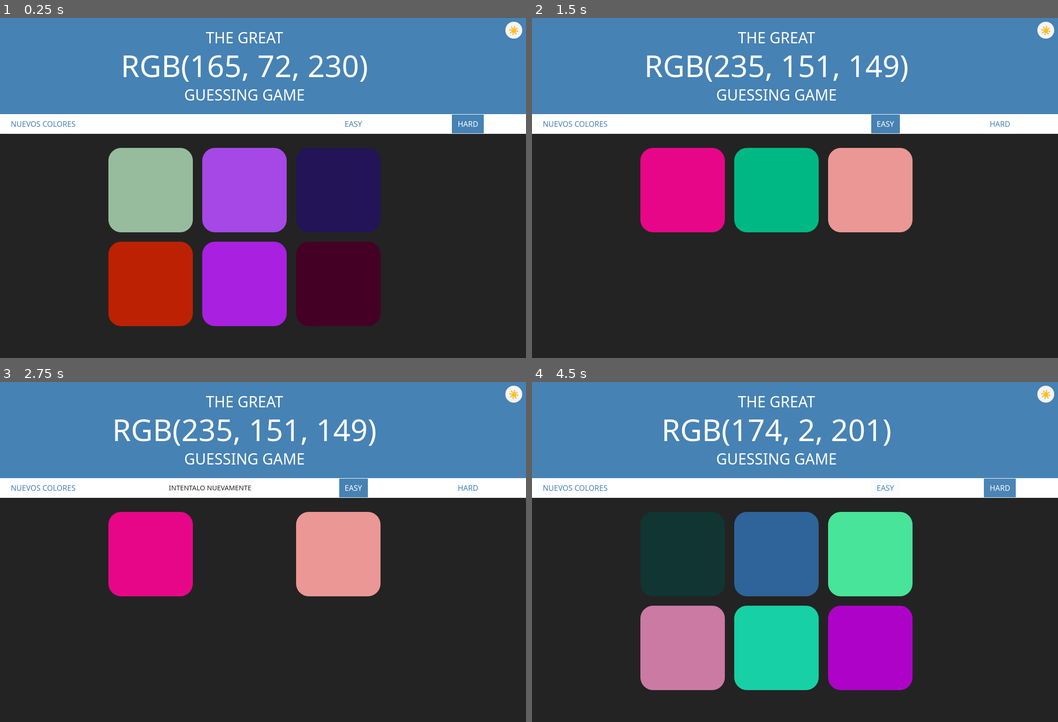
Above: before the commit, frames 1-4 (two rows, left to right).
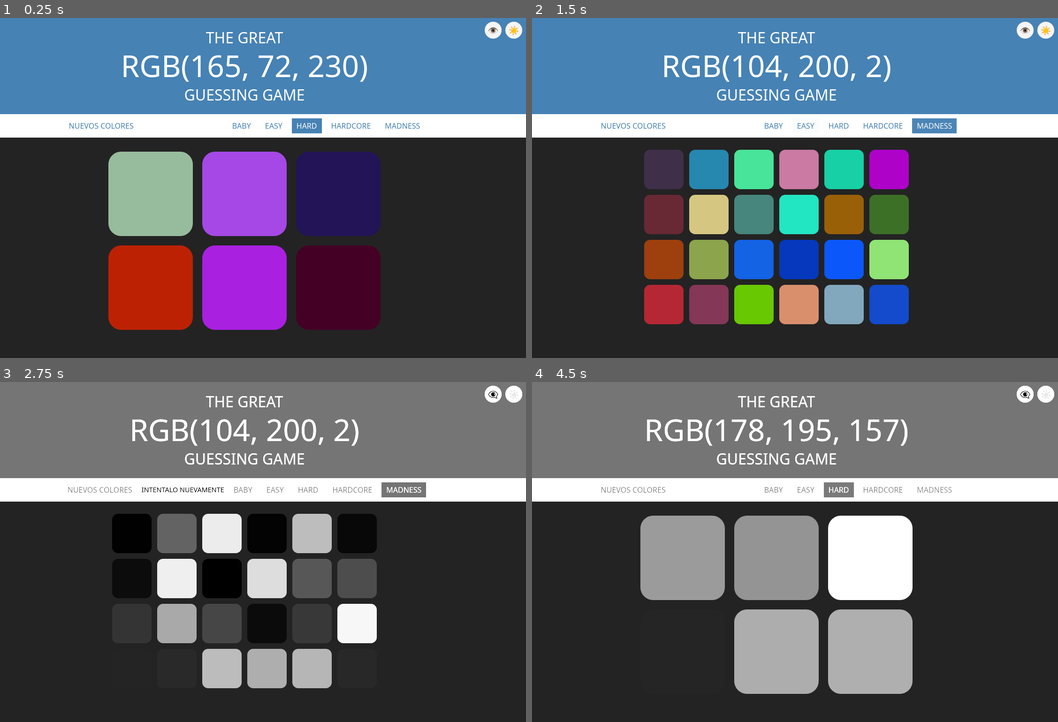
Above: after the commit, the same moments.

Repository: AFPX64/Color-Game
Game: browser game, page index.html
The game is run twice, just before and just after one commit, with the same random seed, the same clock (stepped at 60 frames per second) and the same inputs.
Inputs (mouse positions are in pixels of both pictures, inside the frame that each line leads up to):
- Up to frame 1 (0.25 s): no input
- Up to frame 2 (1.5 s): click "EASY" at 0.27 s; click (937, 126) at 1.27 s, where only the run after the commit has a clickable "MADNESS"
- Up to frame 3 (2.75 s): click (220, 579) at 1.87 s; click (494, 395) at 2.02 s, where only the run after the commit has a clickable "👁️"; click (268, 535) at 2.47 s
- Up to frame 4 (4.5 s): click (663, 579) at 3.07 s; click (889, 623) at 3.67 s; click "HARD" at 4.27 s

The runs differ from the first frame. In frame 1, 4.3% of the frame differs, in the area x 0-100%, y 1-92%; in frame 2, 26%; in frame 3, 47%; in frame 4, 54%, in the area x 0-100%, y 0-92%.

Commit message:
Implement colorblind mode and adjust game layout
Added colorblind mode toggle and adjusted layout for different game modes.

Diff:
--- a/index.html
+++ b/index.html
@@ -18,6 +18,11 @@
     --toggle-bg: #232323;
   }
 
+  /* Modo Daltónico: Eleva la dificultad a escala de grises y contraste extremo */
+  body.colorblind {
+    filter: grayscale(100%) contrast(160%);
+  }
+
   body {
     background-color: var(--bg);
     margin: 0;
@@ -47,9 +52,11 @@
     background-color: white;
     border-top: 1px solid var(--line);
     border-bottom: 1px solid var(--line);
-    height: 40px;
+    padding: 8px 12px;
     display: flex;
-    justify-content: space-around;
+    flex-wrap: wrap;
+    justify-content: center;
+    gap: 10px;
     align-items: center;
     text-align: center;
   }
@@ -61,8 +68,8 @@
     color: steelblue;
     font: inherit;
     text-transform: uppercase;
-    height: 100%;
-    padding: 0 12px;
+    height: 32px;
+    padding: 0 10px;
     cursor: pointer;
     outline: none;
     transition: color 0.3s, background-color 0.3s;
@@ -74,7 +81,7 @@
     color: white;
   }
 
-  /* Botón de tema: claro en modo oscuro, oscuro en modo claro */
+  /* Botón de tema (Oscuro/Claro) */
   #themeToggle {
     position: fixed;
     top: 8px;
@@ -95,10 +102,31 @@
     transform: scale(1.1);
   }
 
-  /* Mensaje con ancho mínimo estático para que no mueva los elementos */
+  /* Botón de Modo Daltónico */
+  #colorblindToggle {
+    position: fixed;
+    top: 8px;
+    right: 52px;
+    z-index: 10;
+    width: 36px;
+    height: 36px;
+    padding: 0;
+    border-radius: 50%;
+    background-color: var(--toggle-bg);
+    font-size: 18px;
+    line-height: 36px;
+    transition: background-color 0.4s, transform 0.2s;
+  }
+
+  #colorblindToggle:hover {
+    background-color: var(--toggle-bg);
+    transform: scale(1.1);
+  }
+
+  /* Mensaje con ancho mínimo estático */
   #message {
     display: inline-block;
-    min-width: 190px;
+    min-width: 170px;
     text-align: center;
     color: #232323;
     text-transform: uppercase;
@@ -111,12 +139,11 @@
     flex-wrap: wrap;
     max-width: 600px;
     margin: 20px auto;
+    justify-content: center;
   }
 
   .square {
-    width: 30%;
     aspect-ratio: 1;
-    margin: 1.66%;
     border-radius: 15%;
     cursor: pointer;
     transition: background-color 0.5s;
@@ -125,6 +152,7 @@
 </head>
 <body>
 
+<button id="colorblindToggle" aria-label="Activar modo daltónico">👁️</button>
 <button id="themeToggle" aria-label="Cambiar tema">☀️</button>
 
 <h1>
@@ -136,17 +164,21 @@
 <div id="stripe">
   <button id="reset">Nuevos Colores</button>
   <span id="message"></span>
+  <button class="mode">Baby</button>
   <button class="mode">Easy</button>
   <button class="mode selected">Hard</button>
+  <button class="mode">Hardcore</button>
+  <button class="mode">Madness</button>
 </div>
 
 <div id="container">
-  <div class="square"></div>
-  <div class="square"></div>
-  <div class="square"></div>
-  <div class="square"></div>
-  <div class="square"></div>
-  <div class="square"></div>
+  <!-- 24 cuadrados para soportar hasta el modo Madness -->
+  <div class="square"></div><div class="square"></div><div class="square"></div><div class="square"></div>
+  <div class="square"></div><div class="square"></div><div class="square"></div><div class="square"></div>
+  <div class="square"></div><div class="square"></div><div class="square"></div><div class="square"></div>
+  <div class="square"></div><div class="square"></div><div class="square"></div><div class="square"></div>
+  <div class="square"></div><div class="square"></div><div class="square"></div><div class="square"></div>
+  <div class="square"></div><div class="square"></div><div class="square"></div><div class="square"></div>
 </div>
 
 <script>
@@ -163,9 +195,11 @@
   const resetButton = document.getElementById("reset");
   const modeButtons = document.querySelectorAll(".mode");
   const themeButton = document.getElementById("themeToggle");
+  const colorblindButton = document.getElementById("colorblindToggle");
 
   resetButton.addEventListener("click", reset);
   themeButton.addEventListener("click", toggleTheme);
+  colorblindButton.addEventListener("click", toggleColorblind);
 
   // Cuando carga la página
   function init() {
@@ -181,7 +215,14 @@
     themeButton.textContent = isLight ? "🌙" : "☀️";
   }
 
-  // Botones Easy / Hard
+  // Activa o desactiva el modo daltónico
+  function toggleColorblind() {
+    document.body.classList.toggle("colorblind");
+    const isColorblind = document.body.classList.contains("colorblind");
+    colorblindButton.textContent = isColorblind ? "👁️‍🗨️" : "👁️";
+  }
+
+  // Botones de Modo de Juego (Baby, Easy, Hard, Hardcore, Madness)
   function setupModeButtons() {
     for (let i = 0; i < modeButtons.length; i++) {
       modeButtons[i].addEventListener("click", function () {
@@ -189,7 +230,14 @@
           modeButtons[j].classList.remove("selected");
         }
         this.classList.add("selected");
-        numSquares = this.textContent === "Easy" ? 3 : 6;
+
+        const modeText = this.textContent.trim();
+        if (modeText === "Baby") numSquares = 2;
+        else if (modeText === "Easy") numSquares = 3;
+        else if (modeText === "Hard") numSquares = 6;
+        else if (modeText === "Hardcore") numSquares = 12;
+        else if (modeText === "Madness") numSquares = 24;
+
         reset();
       });
     }
@@ -206,7 +254,6 @@
           h1.style.backgroundColor = pickedColor;
           changeColors(pickedColor);
         } else {
-          // Toma el color de fondo del tema actual
           this.style.backgroundColor = "var(--bg)";
           message.textContent = "Intentalo nuevamente";
         }
@@ -214,7 +261,7 @@
     }
   }
 
-  // Reinicia el juego con nuevos colores
+  // Reinicia el juego con nuevos colores y escala los bloques
   function reset() {
     colors = generateRandomColors(numSquares);
     pickedColor = pickColor();
@@ -222,10 +269,23 @@
     resetButton.textContent = "Nuevos Colores";
     message.textContent = "";
     h1.style.backgroundColor = "";
+
     for (let i = 0; i < squares.length; i++) {
       if (colors[i]) {
         squares[i].style.display = "block";
         squares[i].style.backgroundColor = colors[i];
+
+        // Escalado dinámico según el modo para que quepan en pantalla
+        if (numSquares === 2 || numSquares === 3 || numSquares === 6) {
+          squares[i].style.width = "30%";
+          squares[i].style.margin = "1.66%";
+        } else if (numSquares === 12) {
+          squares[i].style.width = "22%";
+          squares[i].style.margin = "1.5%";
+        } else if (numSquares === 24) {
+          squares[i].style.width = "14%";
+          squares[i].style.margin = "1%";
+        }
       } else {
         squares[i].style.display = "none";
       }
